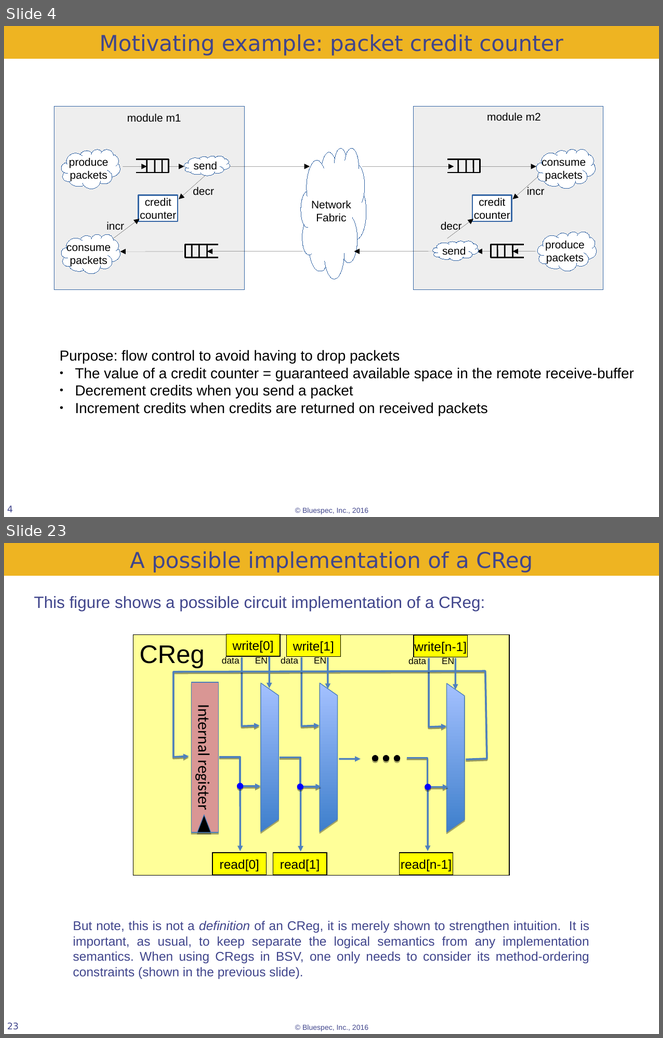
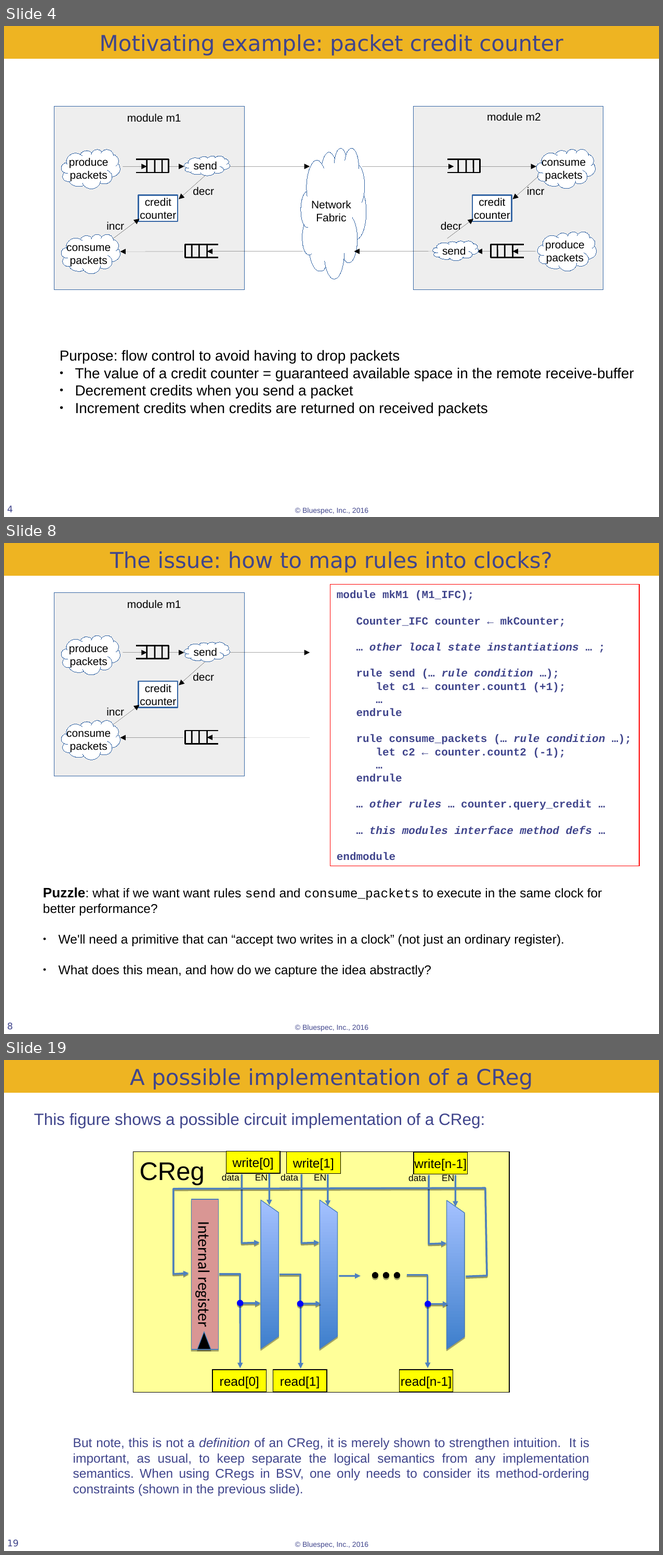
Before and after one commit to rsnikhil/Bluespec_BSV_Formal_Semantics, a slide deck: BSV_Semantics.odp. Shown one above the other, each under a label of ours: slides 4 and 23 before the commit, slides 4, 8 and 19 after it; the slides between them are not shown. The pictures are 663x1038 and 663x1555 pixels, drawn with LibreOffice and Linux fonts; fonts in the diff are those of the drawing; background and template pictures are left out. Boxes give left, top, right and bottom in pixels: in the first picture for what was removed or moved away, otherwise in the second. Text is boxed around its words. In the diff, an @@ line names an element or a change of style, - is before the commit and + after.

```diff
--- a/BSV_Semantics.odp
+++ b/BSV_Semantics.odp
@@ slide 8 added at (4,543,659,1034), background #FFFFFF; not listed: 1 template element that a slide beside it also shows @@
@@ rectangle added at (4,543,659,576), fill #EEB422, 24 pt, text #40458C @@
+The issue: how to map rules into clocks?
@@ rectangle added at (330,584,639,866), outline #FF0000 0.74 pt, 12 pt, text #40458C, bold @@
+module mkM1 (M1_IFC);
+Counter_IFC counter ← mkCounter;
+… other local state instantiations … ;
+rule send (… rule condition …);
+let c1 ← counter.count1 (+1);
+…
+endrule
+rule consume_packets (… rule condition …);
+let c2 ← counter.count2 (-1);
+…
+endrule
+… other rules … counter.query_credit …
+… this modules interface method defs …
+endmodule
@@ rectangle added at (54,593,244,776), fill #EEEEEE, outline #3465A4 0 pt @@
@@ text added at (127,600,181,609), 12 pt, text #000000 @@
+module m1
@@ freeform shape added at (61,636,120,675), fill #FFFFFF, outline #3465A4 0 pt, 12 pt, text #000000 @@
+produce
+packets
@@ group added at (136,646,168,659): 3 lines, 1 freeform shape @@
@@ freeform shape added at (184,642,230,662), fill #FFFFFF, outline #3465A4 0 pt, 12 pt, text #000000 @@
+send
@@ arrow added from (123, 652) to (147, 652), #000000 0 pt @@
@@ arrow added from (168, 652) to (184, 652), #000000 0 pt @@
@@ arrow added from (205, 662) to (179, 685), #000000 0 pt @@
@@ arrow added from (230, 652) to (310, 652), #000000 0 pt @@
@@ rectangle added at (138,681,178,707), fill #FFFFFF, outline #3465A4 1.5 pt, 12 pt, text #000000 @@
+credit
+counter
@@ text added at (193,672,214,681), 12 pt, text #000000 @@
+decr
@@ text added at (106,707,124,718), 12 pt, text #000000 @@
+incr
@@ arrow added from (113, 724) to (140, 705), #000000 0 pt @@
@@ freeform shape added at (61,720,120,760), fill #FFFFFF, outline #3465A4 0 pt, 12 pt, text #000000 @@
+consume
+packets
@@ arrow added from (183, 737) to (120, 737), #000000 0 pt @@
@@ group added at (185,731,218,744): 3 lines, 1 freeform shape @@
@@ arrow added from (310, 737) to (207, 737), #000000 0 pt @@
@@ text added at (43,888,603,977), 14 pt, text #000000 @@
+Puzzle: what if we want want rules send and consume_packets to execute in the same clock for better performance?
+● We'll need a primitive that can “accept two writes in a clock” (not just an ordinary register).
+● What does this mean, and how do we capture the idea abstractly?
@@ page number added at (7,1023,13,1030), 10 pt, text #40458C @@
+8
@@ what was slide 23 is now slide 19 @@
@@ page number at (7,1540,19,1547): text changed @@
-23
+19
```
Also in this commit, not shown: 7 slides changed, 7 other slides added, 5 slides removed.
